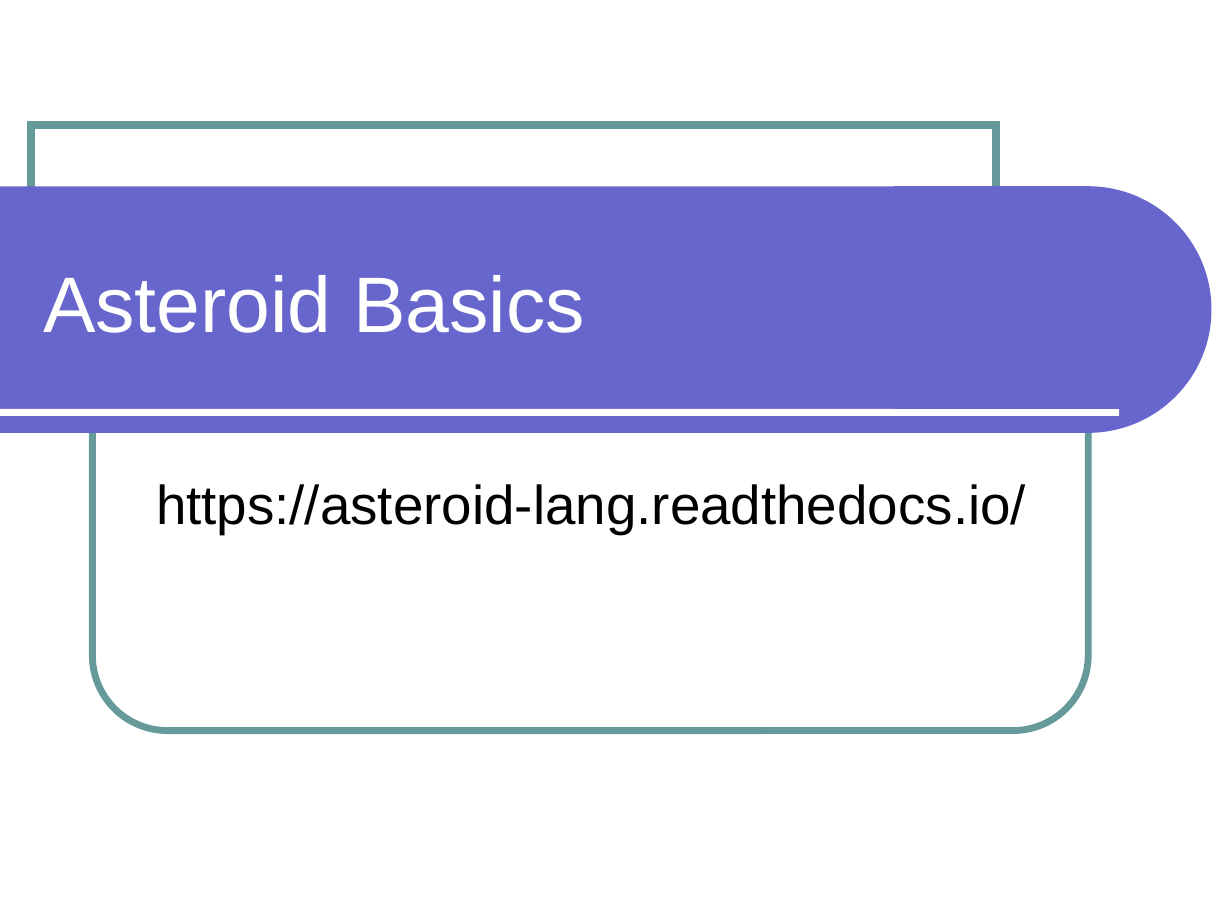
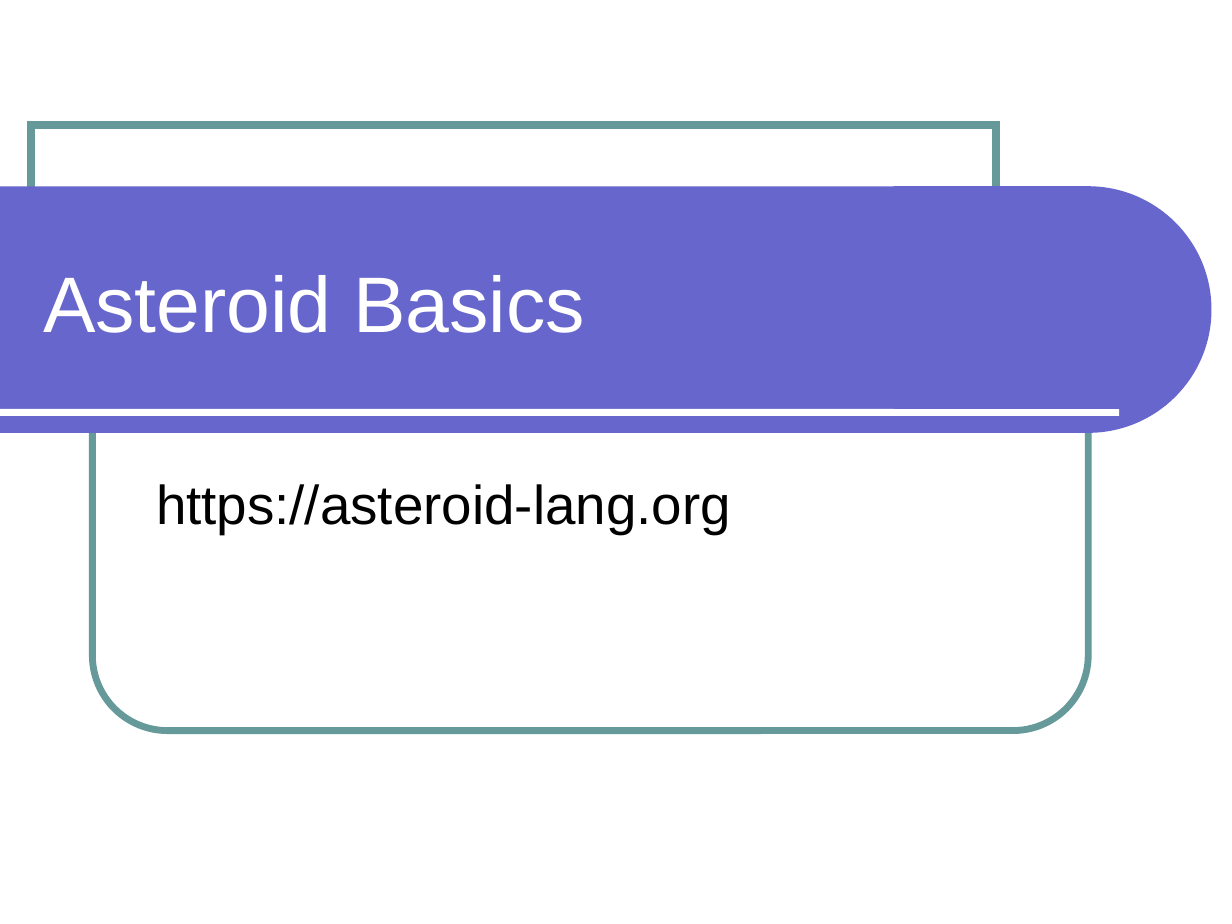
Before and after one commit to lutzhamel/CSC301, a slide deck: slide 1 of notes/csc301-ln002.ppt. Drawn at 1232x924 pixels with LibreOffice and Linux fonts; fonts in the diff are those of the drawing. Boxes give left, top, right and bottom in pixels: in the first picture for what was removed or moved away, otherwise in the second. Text is boxed around its words. In the diff, an @@ line names an element or a change of style, - is before the commit and + after.

```diff
--- a/notes/csc301-ln002.ppt
+++ b/notes/csc301-ln002.ppt
@@ subtitle at <box>156,484,731,534</box>: text changed @@
-https://asteroid-lang.readthedocs.io/
+https://asteroid-lang.org
```
Also in this commit, not shown: 1 other slide changed, 1 slide removed, 2 other files.
